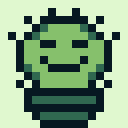
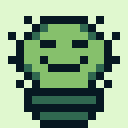
The second w=128, h=128 image is a revision of the first. Changes to its layers:
painted on "Background" over [8, 8, 120, 64]
